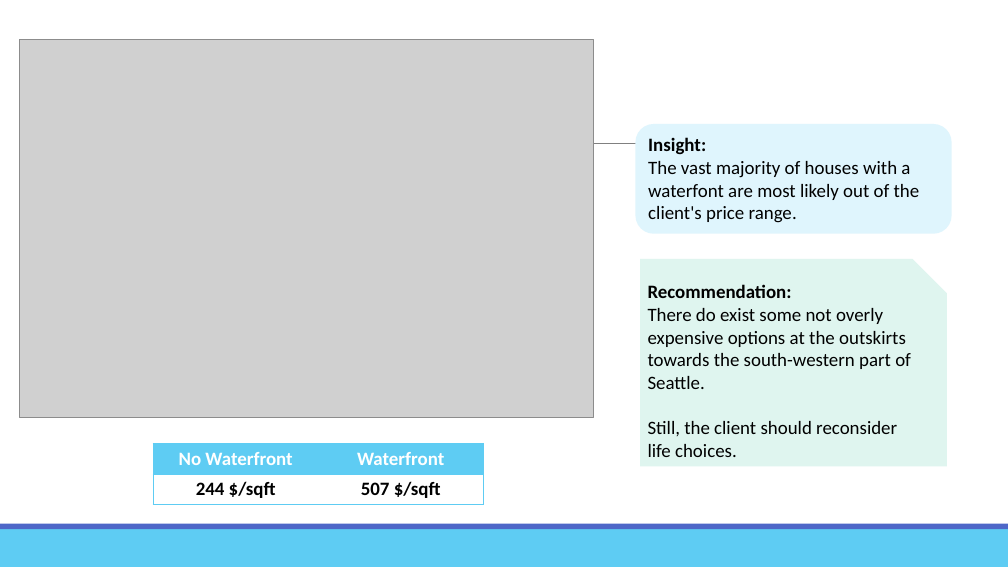
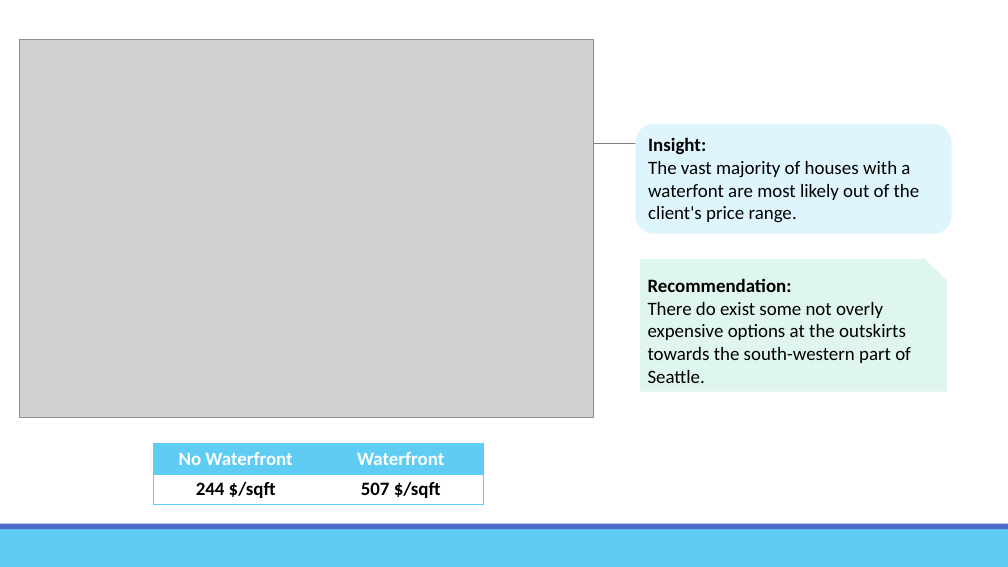
Before and after one commit to vlatko-v/ds-king_county_housing-EDA, a slide deck: slide 11 of presentation/King County Housing.pptx. Drawn at 1008x567 pixels with LibreOffice and Linux fonts; fonts in the diff are those of the drawing; grey boxes stand for pictures. Boxes give left, top, right and bottom in pixels: in the first picture for what was removed or moved away, otherwise in the second. Text is boxed around its words. In the diff, an @@ line names an element or a change of style, - is before the commit and + after.

```diff
--- a/presentation/King County Housing.pptx
+++ b/presentation/King County Housing.pptx
@@ snip rect "Recommendation:" resized from (x1=640, y1=259, x2=948, y2=466) to (x1=640, y1=259, x2=948, y2=392) @@
@@ text in snip rect at (x1=648, y1=421, x2=897, y2=457): paragraph removed @@
-Still, the client should reconsider life choices.
```
Also in this commit, not shown: 5 other slides changed, 8 other files.
